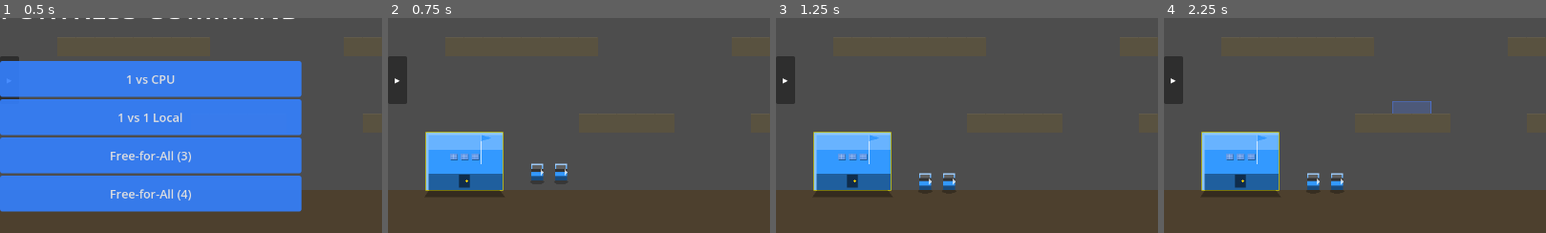
Above: before the commit, frames 1-4 (left to right).
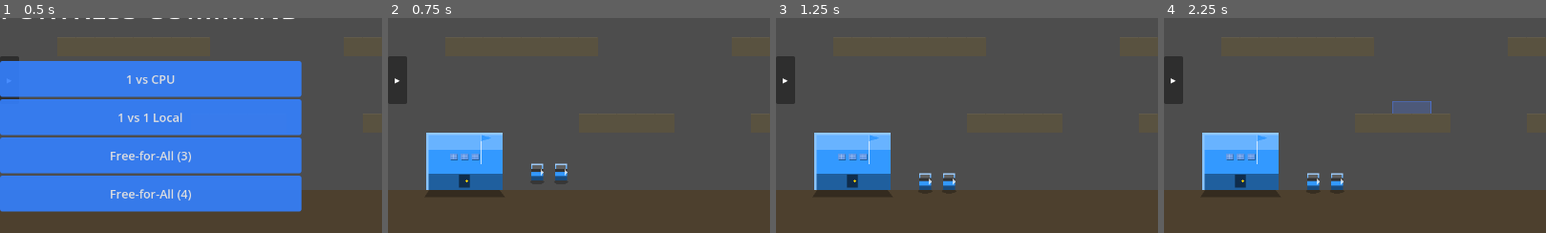
Above: after the commit, the same moments.

Repository: infinitybiscuit/fortress-command
Game: Godot game, scene res://scenes/game/game_scene.tscn
The game is run twice, just before and just after one commit, with the same random seed, the same clock (stepped at 60 frames per second) and the same inputs.
Inputs (mouse positions are % of the whole screen's width and height, from its top left):
- Up to frame 1 (0.5 s): no input
- Up to frame 2 (0.75 s): click "▸" at 0.5 s
- Up to frame 3 (1.25 s): no input
- Up to frame 4 (2.25 s): tap A at 1.25, 2 s; move the mouse to (72, 45) at 1.27 s; hold Right (ui_right) 1.28-2 s; click (72, 45) at 1.42 s; drag from (30, 55) to (45, 70) at 2.02 s
The pictures show only the part of the screen within x 0-50%, y 36-86%; the shares and areas given below are measured in that part.

Frame 1 is identical in both runs. In frame 2, 0.3% of the frame differs, in the area x 9-31%, y 52-81%; in frame 3, 0.3%; in frame 4, 0.3%.

Commit message:
fix: bridge/ramp placement and rendering cleanup
tilemap.gd — can_place_building:
- Bridge: remove the erroneous 'solid ground below' requirement — bridges
  are specifically designed to span gaps where there is NO ground below.
  Keep the left/right adjacency rule (must attach to platform or bridge).
  Also fix adjacency to check tile_x+w on the right (was tile_x+1,
  which was always the same tile for a 1-wide bridge).
- Ramp: remove adjacency requirement — ramps can be placed anywhere with
  solid support beneath, letting players stack them as stairs.
  Keep the 'solid ground below' check since ramps need a foundation.

game_renderer.gd:
- Remove debug yellow outline that was being drawn around every building.
- Fix ramp triangle: degenerate 4th point (duplicate of pt[0]) removed;
  raise the apex to 25% from top for a cleaner slope shape.
  Add a bottom edge shadow line for better visual definition.

https://claude.ai/code/session_01FFsLYEoZBhHorYKSisAVT4

Diff:
--- a/godot/scripts/autoload/game_renderer.gd
+++ b/godot/scripts/autoload/game_renderer.gd
@@ -164,9 +164,6 @@
 	var world_w: float = building.world_width
 	var world_h: float = building.world_height
 	var rect: Rect2 = Rect2(screen_pos, Vector2(world_w, world_h))
-
-	# DEBUG: yellow outline showing exact rect screen position
-	canvas.draw_rect(rect, Color(1, 1, 0, 0.8), false, 2.0)
 
 	# Selection ring
 	if building.is_selected:
@@ -434,16 +431,17 @@
 	var w: float = rect.size.x
 	var h: float = rect.size.y
 	var ramp_color: Color = _lerp_color(PLAYER_COLORS[faction % 4], [0.0, 0.0, 0.0], 0.30)
-	# Left edge is at ground (bottom), right edge rises to platform height (top)
+	# Triangle: bottom-left, bottom-right, top-right (rising slope left→right)
 	var pts: Array = [
 		Vector2(rect.position.x, rect.end.y),
 		Vector2(rect.end.x, rect.end.y),
-		Vector2(rect.end.x, rect.position.y + h * 0.35),
-		Vector2(rect.position.x, rect.end.y)
+		Vector2(rect.end.x, rect.position.y + h * 0.25),
 	]
 	canvas.draw_colored_polygon(pts, ramp_color)
-	# Top surface highlight
-	canvas.draw_line(Vector2(rect.position.x, rect.end.y - 1), Vector2(rect.end.x, rect.position.y + h * 0.35), Color(1, 1, 1, 0.20), 2.0)
+	# Surface highlight along the slope
+	canvas.draw_line(Vector2(rect.position.x, rect.end.y - 1), Vector2(rect.end.x, rect.position.y + h * 0.25), Color(1, 1, 1, 0.22), 2.0)
+	# Bottom edge shadow
+	canvas.draw_line(Vector2(rect.position.x, rect.end.y), Vector2(rect.end.x, rect.end.y), Color(0, 0, 0, 0.38), 1.5)
 
 ## ── Terrain Drawing ────────────────────────────────────────────────────────────
 
--- a/godot/scripts/game/tilemap.gd
+++ b/godot/scripts/game/tilemap.gd
@@ -209,25 +209,23 @@
 			if tile != TILE_EMPTY and not (sits_on_ground and tile == TILE_GROUND):
 				return false
 
-	# For bridge/ramp: must have solid ground directly below
 	var bottom_ty: int = tile_y + h - 1
-	if btype == "bridge" or btype == "ramp":
-		if not is_solid(tile_x, bottom_ty + 1):
-			return false
-		# Must attach to an existing bridge/platform (bridge) or ramp/bridge/platform (ramp)
+
+	if btype == "bridge":
+		# Bridges span gaps — no ground-below requirement.
+		# Must attach left or right to an existing platform or bridge tile.
 		var left_tile: int = get_tile(tile_x - 1, tile_y)
-		var right_tile: int = get_tile(tile_x + 1, tile_y)
-		if btype == "bridge":
-			var adj: bool = (left_tile == TILE_BRIDGE or left_tile == TILE_PLATFORM or
-			                 right_tile == TILE_BRIDGE or right_tile == TILE_PLATFORM)
-			if not adj:
-				return false
-		else:
-			var adj: bool = (left_tile == TILE_RAMP or left_tile == TILE_BRIDGE or left_tile == TILE_PLATFORM or
-			                 right_tile == TILE_RAMP or right_tile == TILE_BRIDGE or right_tile == TILE_PLATFORM)
-			if not adj:
-				return false
-		return true
+		var right_tile: int = get_tile(tile_x + w, tile_y)
+		var adj: bool = (left_tile == TILE_BRIDGE or left_tile == TILE_PLATFORM or
+		                 right_tile == TILE_BRIDGE or right_tile == TILE_PLATFORM)
+		return adj
+
+	if btype == "ramp":
+		# Ramps need solid ground below — they're stacked to create stairs.
+		# No adjacency requirement; place anywhere with support beneath.
+		return is_solid(tile_x, bottom_ty + 1)
+
+	# All other buildings: every tile beneath the footprint must be solid.
 	for tx in range(tile_x, tile_x + w):
 		if not is_solid(tx, bottom_ty + 1):
 			return false
